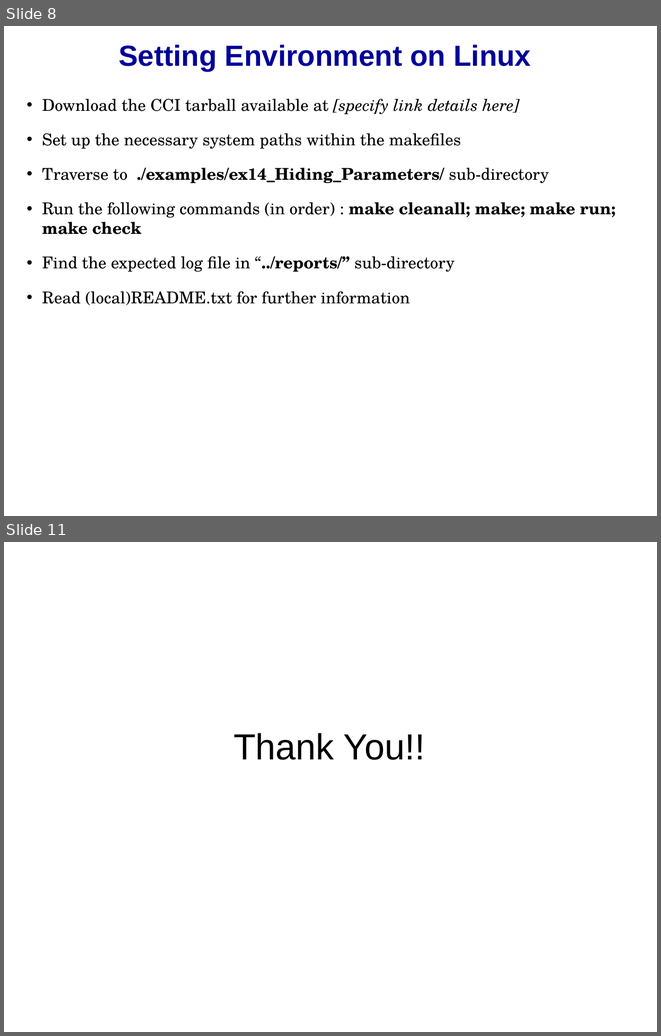
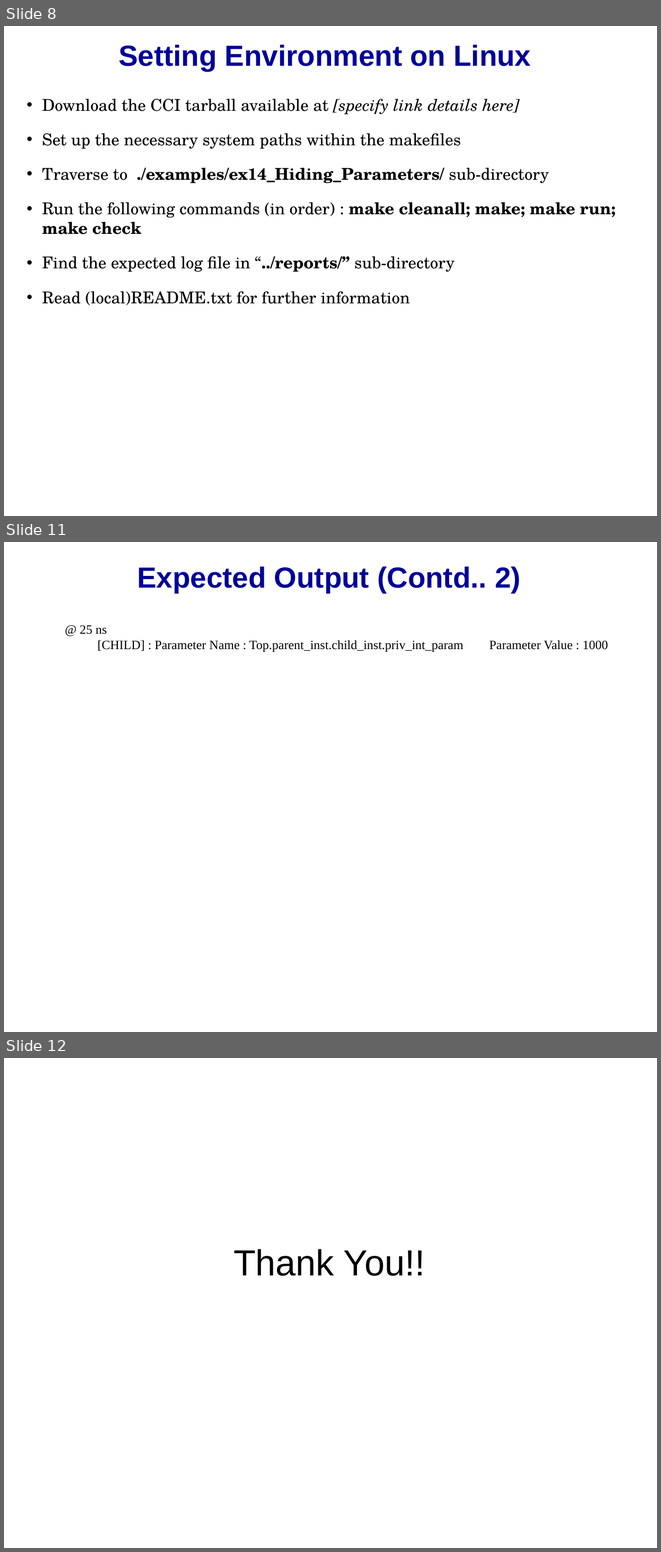
Before and after one commit to accellera-official/cci, a slide deck: examples/ex14_Hiding_Parameters/docs/ex14_Hiding_Parameters.ppt. Shown one above the other, each under a label of ours: slides 8 and 11 before the commit, slides 8, 11 and 12 after it; the slides between them are not shown. The pictures are 661x1036 and 661x1552 pixels, drawn with LibreOffice and Linux fonts; fonts in the diff are those of the drawing; background and template pictures are left out. Boxes give left, top, right and bottom in pixels: in the first picture for what was removed or moved away, otherwise in the second. Text is boxed around its words. In the diff, an @@ line names an element or a change of style, - is before the commit and + after.

```diff
--- a/examples/ex14_Hiding_Parameters/docs/ex14_Hiding_Parameters.ppt
+++ b/examples/ex14_Hiding_Parameters/docs/ex14_Hiding_Parameters.ppt
@@ slide 11 added at (4, 542, 657, 1032), background picture (left out) @@
@@ free added at (98, 561, 560, 597), 32 pt, text #000099, bold @@
+Expected Output (Contd.. 2)
@@ text added at (80, 625, 608, 652), 14 pt, text #000000 @@
+@ 25 ns
+[CHILD] : Parameter Name : Top.parent_inst.child_inst.priv_int_param Parameter Value : 1000
@@ what was slide 11 is now slide 12 @@
```
Also in this commit, not shown: 8 slides changed.
